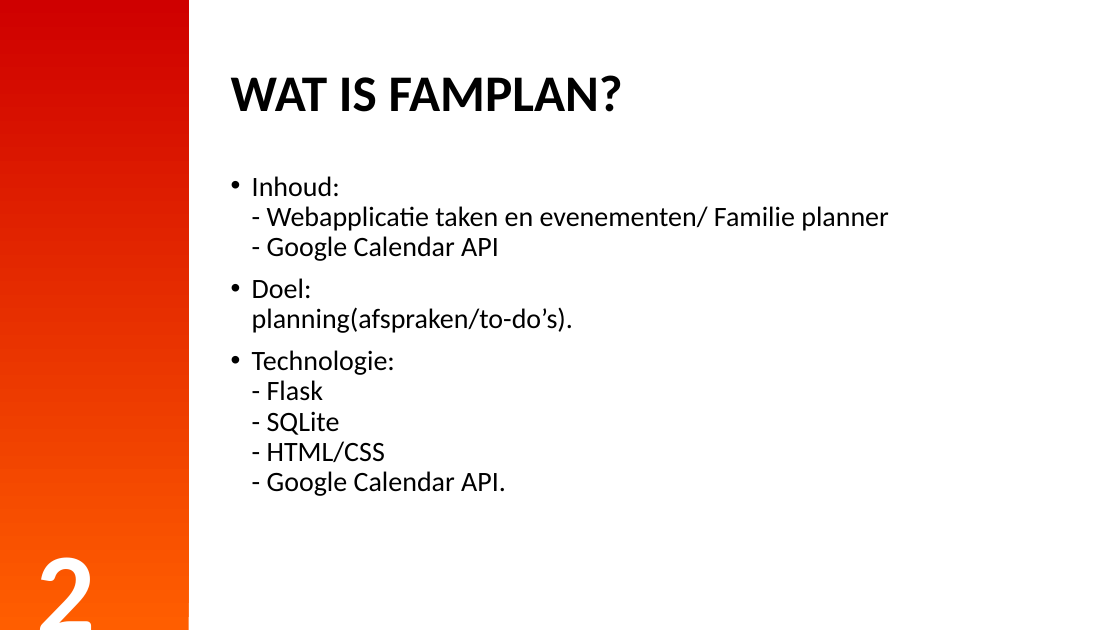
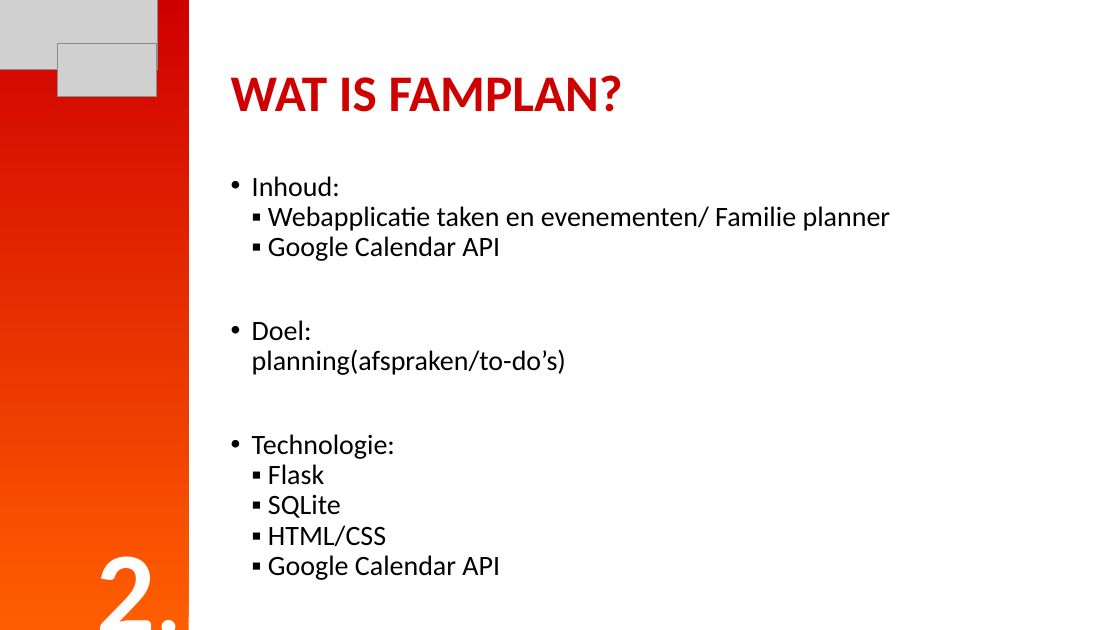
Before and after one commit to christianmesinas/famplan, a slide deck: slide 2 of presentatie/FamPlan pitch.odp. Drawn at 1120x630 pixels with LibreOffice and Linux fonts; fonts in the diff are those of the drawing; grey boxes stand for pictures. Boxes give left, top, right and bottom in pixels: in the first picture for what was removed or moved away, otherwise in the second. Text is boxed around its words. In the diff, an @@ line names an element or a change of style, - is before the commit and + after.

```diff
--- a/presentatie/FamPlan pitch.odp
+++ b/presentatie/FamPlan pitch.odp
@@ picture added at (0, 0, 157, 71) @@
@@ picture added at (58, 43, 156, 97) @@
@@ title "WAT IS FAMPLAN?" at (231, 75, 623, 112): text colour #000000 to #CF0000 @@
@@ text at (252, 176, 891, 580): text changed @@
-• Inhoud:
-  - Webapplicatie taken en evenementen/ Familie planner
-  - Google Calendar API
-• Doel:
-  planning(afspraken/to-do’s).
-• Technologie:
-  - Flask
-  - SQLite
-  - HTML/CSS
-  - Google Calendar API.
+• Inhoud:
+  ▪ Webapplicatie taken en evenementen/ Familie planner
+  ▪ Google Calendar API
+• Doel:
+  planning(afspraken/to-do’s)
+• Technologie:
+  ▪ Flask
+  ▪ SQLite
+  ▪ HTML/CSS
+  ▪ Google Calendar API
@@ text at (89, 511, 229, 630): text changed @@
-2
+2.
```
Also in this commit, not shown: 9 other slides changed.
